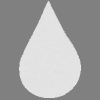
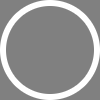
Layer changes from the first (100, 100) image to the second:
removed layer "Pasted Layer" over [19,1,81,98]
painted on "Background" over [0,0,100,100]
